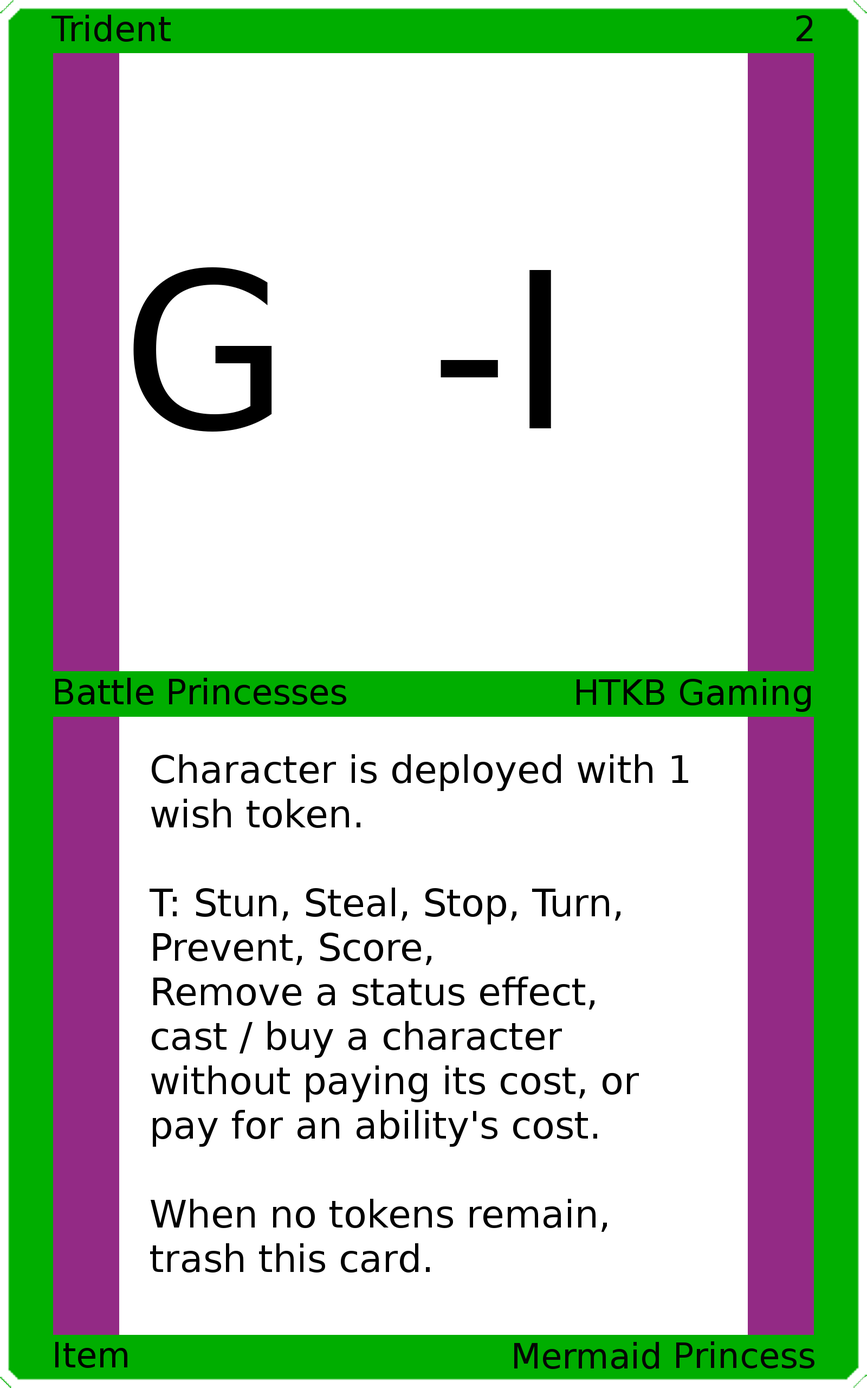
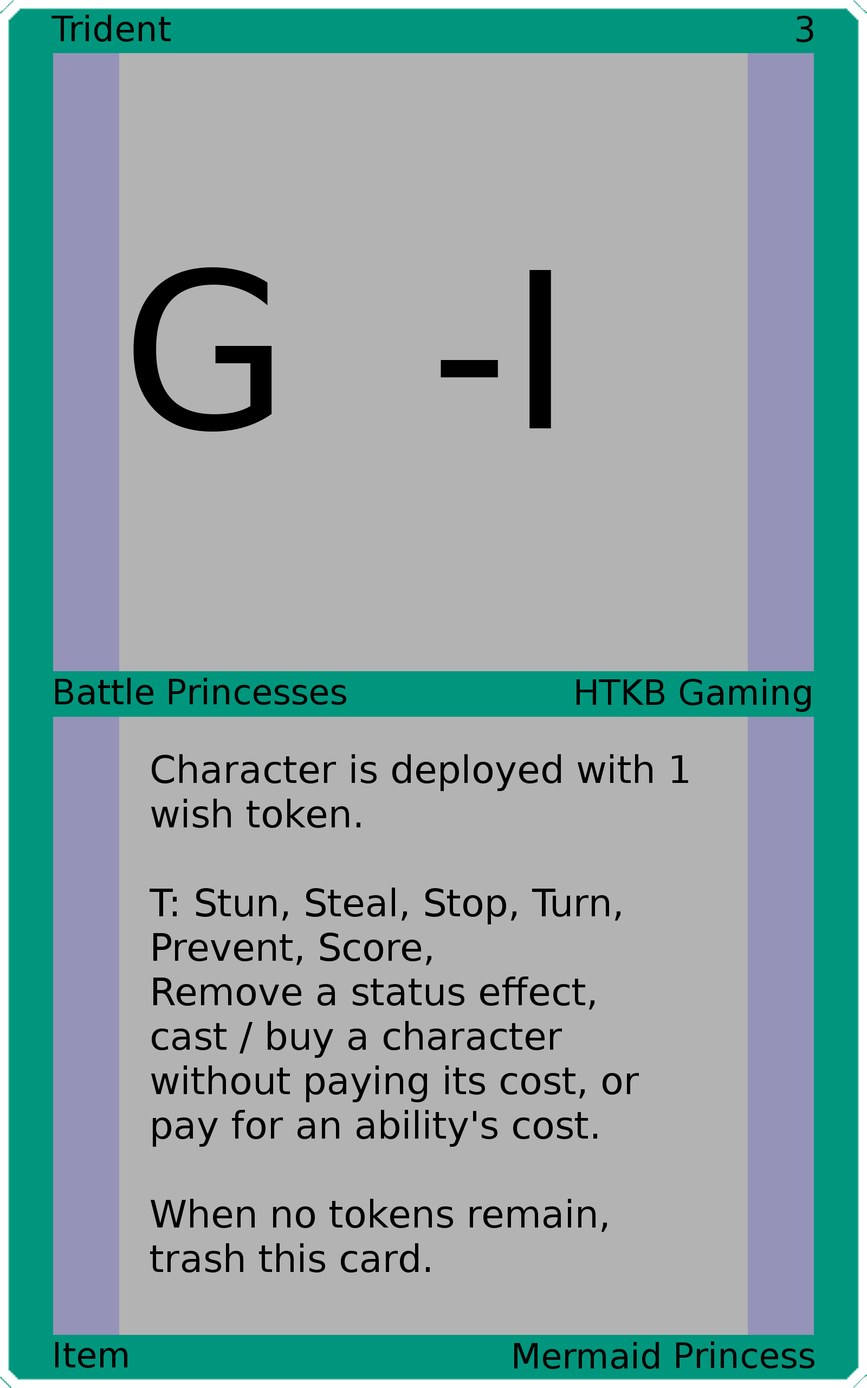
Before/after of a 867×1388 layered artwork. What changed in the layer stack:
painted on "Upper Right" over [796, 15, 814, 43]
painted on "Border" over [0, 0, 867, 1388]
painted on "Top Background" over [119, 52, 748, 673]
painted on "Bottom Background" over [119, 715, 748, 1336]
painted on "Background" over [35, 35, 832, 1352]
